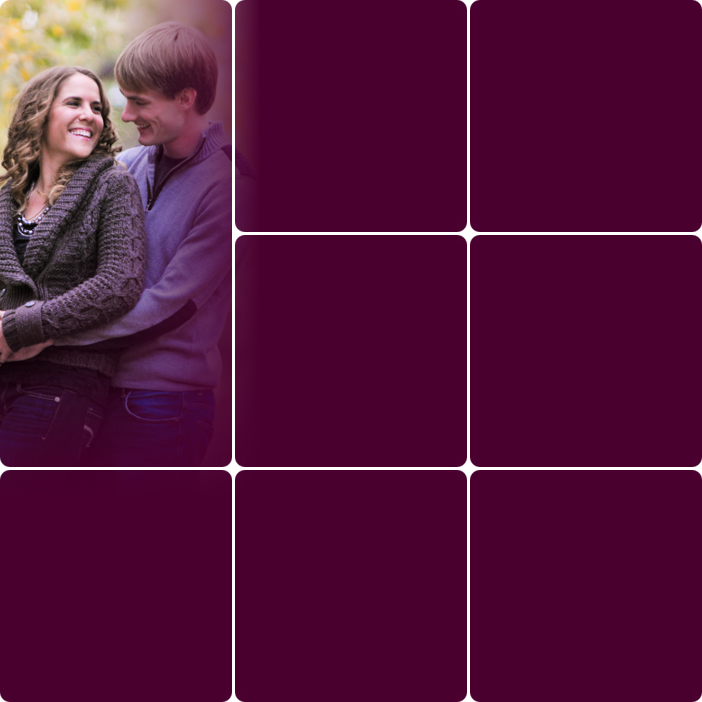
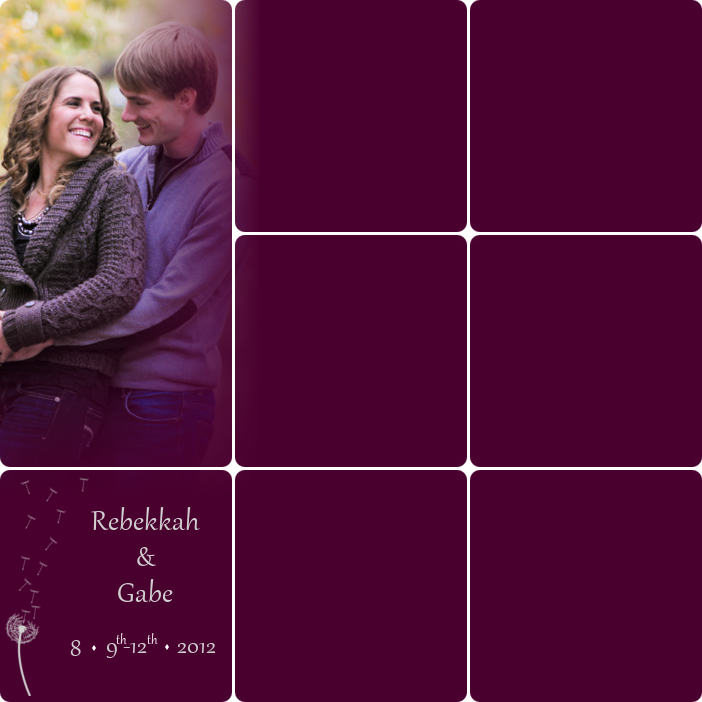
Layers edited between the first and the second w=702, h=702 image:
added layer "s#1" above "s" over box(165, 644, 169, 650)
added layer "s" above "th#1" over box(92, 645, 96, 651)
added layer "th#1" above "th" over box(147, 633, 158, 644)
added layer "th" above "8" over box(116, 633, 127, 644)
added layer "8" above "9 -12 2012" over box(70, 640, 81, 656)
added layer "9 -12 2012" above "Rebekkah ..." over box(106, 643, 216, 658)
added layer "Rebekkah ..." above "Motif" over box(91, 507, 200, 602)
added layer "Motif" above "Grid3" over box(5, 477, 89, 696)
